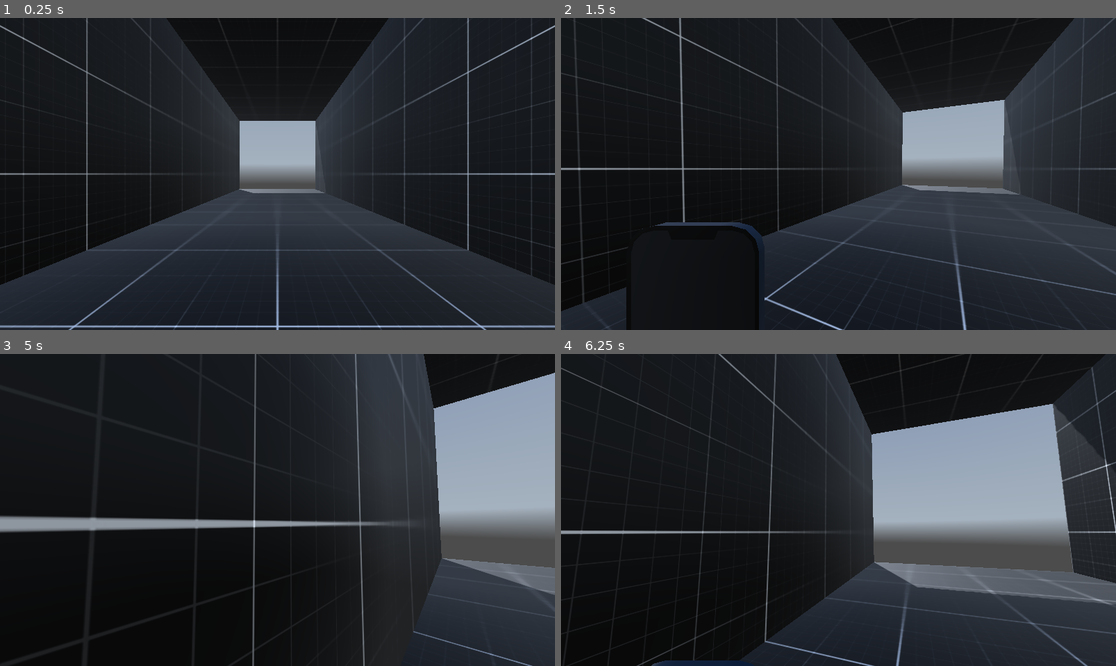
Above: before the commit, frames 1-4 (two rows, left to right).
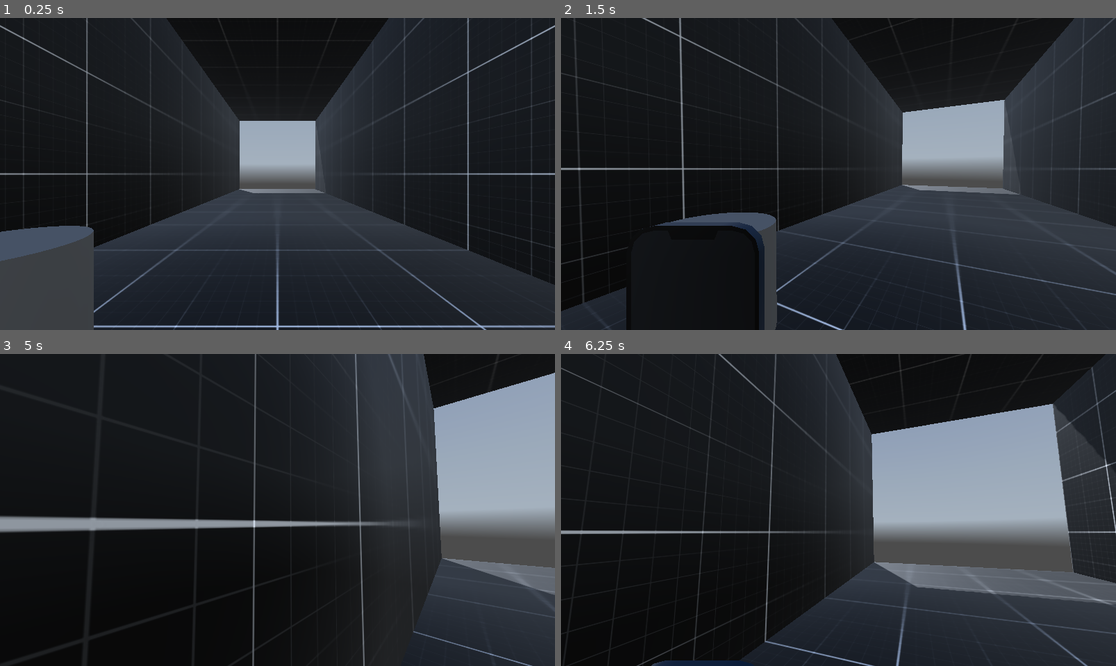
Above: after the commit, the same moments.

Repository: LucasMc17/One-Man-s-Trash
Game: Godot game, scene res://levels/root.tscn
The game is run twice, just before and just after one commit, with the same random seed, the same clock (stepped at 60 frames per second) and the same inputs. A sky picture missing from this copy of the repository is replaced by a grey-blue gradient.
Inputs (mouse positions are in pixels of both pictures, inside the frame that each line leads up to):
- Up to frame 1 (0.25 s): no input
- Up to frame 2 (1.5 s): tap Enter at 0.5 s; move the mouse to (866, 174) at 0.52 s; hold Tab (phone) 0.53-1.28 s; hold W (move_forward) from 0.53 s (still down); move the mouse to (810, 174) at 1.27 s; tap Tab (phone) at 1.35 s
- Up to frame 3 (5 s): keep holding W (move_forward); move the mouse to (288, 503) at 2.02 s; hold Tab (phone) 2.03-2.78 s; move the mouse to (271, 516) at 2.77 s; tap Tab (phone) at 2.85, 4.35 s; move the mouse to (316, 513) at 3.52 s; hold Tab (phone) 3.53-4.28 s; move the mouse to (233, 506) at 4.27 s
- Up to frame 4 (6.25 s): move the mouse to (844, 510) at 5.02 s; hold Tab (phone) 5.03-5.78 s; move the mouse to (816, 503) at 5.77 s; release W (move_forward) at 5.78 s; hold D (move_right) from 5.78 s (still down); tap Tab (phone) at 5.85 s

The runs differ from the first frame. In frame 1, 4.1% of the frame differs, in the area x 0-17%, y 66-100%; in frame 2, 1.2%; in frame 3, less than 0.1%; in frame 4, less than 0.1%.

Commit message:
working on interactability boxes for chairs

Diff:
--- /dev/null
+++ b/interactables/Interactable.tscn
@@ -0,0 +1,9 @@
+[gd_scene load_steps=2 format=3 uid="uid://cc3i1lkhw8w7t"]
+
+[ext_resource type="Script" uid="uid://bw60giack856u" path="res://interactables/interactable.gd" id="1_837h8"]
+
+[node name="Interactable" type="Area3D"]
+script = ExtResource("1_837h8")
+
+[node name="CollisionShape3D" type="CollisionShape3D" parent="."]
+unique_name_in_owner = true
--- /dev/null
+++ b/interactables/interactable.gd
@@ -0,0 +1,17 @@
+@tool
+class_name Interactable extends Area3D
+
+# EXPORTS
+@export var shape : Shape3D:
+	set(val):
+		if COLLISION:
+			COLLISION.shape = val
+		shape = val
+@export var collision_position := Vector3.ZERO:
+	set(val):
+		if COLLISION:
+			COLLISION.position = val
+		collision_position = val
+
+# NODES
+@onready var COLLISION = %CollisionShape3D
--- a/levels/root.tscn
+++ b/levels/root.tscn
@@ -1,9 +1,10 @@
-[gd_scene load_steps=5 format=3 uid="uid://b2m4463t40ea1"]
+[gd_scene load_steps=6 format=3 uid="uid://b2m4463t40ea1"]
 
 [ext_resource type="PackedScene" uid="uid://dp1q3ngso06dk" path="res://scenes/player/player.tscn" id="1_06ee0"]
 [ext_resource type="PackedScene" uid="uid://bquo2sra7l7e6" path="res://scenes/envs/daytime_env.tscn" id="2_8knpd"]
 [ext_resource type="PackedScene" uid="uid://brwpkrrtos4o5" path="res://debug/debug_block.tscn" id="3_fna0s"]
-[ext_resource type="PackedScene" uid="uid://bo47ph4exyenq" path="res://scenes/chairs/debug_chair.tscn" id="4_70sce"]
+[ext_resource type="PackedScene" uid="uid://bo47ph4exyenq" path="res://scenes/chairs/debug_chair_01.tscn" id="4_70sce"]
+[ext_resource type="PackedScene" uid="uid://b4wiafg7du3fc" path="res://scenes/chairs/debug_chair_02.tscn" id="4_h8gg8"]
 
 [node name="Node3D" type="Node3D"]
 
@@ -35,6 +36,18 @@
 
 [node name="Seats" type="Node3D" parent="."]
 
+[node name="DebugChair02" parent="Seats" instance=ExtResource("4_h8gg8")]
+transform = Transform3D(1, 0, 0, 0, 1, 0, 0, 0, 1, 1.76738, 0, 1.24926)
+
+[node name="DebugChair03" parent="Seats" instance=ExtResource("4_h8gg8")]
+transform = Transform3D(1, 0, 0, 0, 1, 0, 0, 0, 1, -1.99714, 0, -1.46111)
+
+[node name="DebugChair04" parent="Seats" instance=ExtResource("4_h8gg8")]
+transform = Transform3D(1, 0, 0, 0, 1, 0, 0, 0, 1, -1.98065, -4.76837e-07, 7.20473)
+
+[node name="DebugChair05" parent="Seats" instance=ExtResource("4_h8gg8")]
+transform = Transform3D(1, 0, 0, 0, 1, 0, 0, 0, 1, 0.822202, -4.76837e-07, 9.79725)
+
 [node name="DebugChair" parent="Seats" instance=ExtResource("4_70sce")]
 transform = Transform3D(1, 0, 0, 0, 1, 0, 0, 0, 1, 2.18778, 0, 0)
 
--- a/scenes/chairs/chair.gd
+++ b/scenes/chairs/chair.gd
@@ -30,23 +30,32 @@
 	set(val):
 		if COLLISION_SHAPE:
 			COLLISION_SHAPE.position = val
+		if INTERACTABLE:
+			INTERACTABLE.collision_position = val
 		collision_position = val
-@export var collision_size := Vector3.ONE:
+# @export var collision_size := Vector3.ONE:
+# 	set(val):
+# 		if COLLISION_SHAPE:
+# 			COLLISION_SHAPE.shape.size = val
+# 		if INTERACTABLE:
+# 			INTERACTABLE.collision_position = val
+# 		collision_size = val
+@export var collision_shape : Shape3D:
 	set(val):
+		print(INTERACTABLE)
 		if COLLISION_SHAPE:
-			COLLISION_SHAPE.shape.size = val
-		collision_size = val
+			COLLISION_SHAPE.shape = val
+		if INTERACTABLE:
+			print(INTERACTABLE)
+			INTERACTABLE.shape = val
+		collision_shape = val
 
 # NODES
 @onready var SIT_MARKER = %SitMarker
 @onready var EYELINE_MARKER = %EyelineMarker
 @onready var CHAIR_MESH = %ChairMesh
 @onready var COLLISION_SHAPE = %CollisionShape
+@onready var INTERACTABLE = %Interactable
 
 # GLOBALS
 var true_sit_position := Vector3(0, 0.5, 0)
-
-# BUILT INS
-# func _process(_delta):
-# 	SIT_MARKER.position = sit_position
-# 	EYELINE_MARKER.position = true_sit_position
--- a/scenes/chairs/chair.tscn
+++ b/scenes/chairs/chair.tscn
@@ -1,25 +1,25 @@
 [gd_scene load_steps=3 format=3 uid="uid://uhic7j11f1st"]
 
 [ext_resource type="Script" uid="uid://jn5km13yxclu" path="res://scenes/chairs/chair.gd" id="1_6g76u"]
-
-[sub_resource type="BoxShape3D" id="BoxShape3D_ptq21"]
-resource_local_to_scene = true
+[ext_resource type="PackedScene" uid="uid://cc3i1lkhw8w7t" path="res://interactables/Interactable.tscn" id="2_ptq21"]
 
 [node name="Chair" type="StaticBody3D"]
 script = ExtResource("1_6g76u")
 
 [node name="CollisionShape" type="CollisionShape3D" parent="."]
 unique_name_in_owner = true
-shape = SubResource("BoxShape3D_ptq21")
 
 [node name="ChairMesh" type="MeshInstance3D" parent="."]
 unique_name_in_owner = true
 
 [node name="SitMarker" type="Marker3D" parent="."]
 unique_name_in_owner = true
-gizmo_extents = 3.85
+gizmo_extents = 1.0
 
 [node name="EyelineMarker" type="Marker3D" parent="."]
 unique_name_in_owner = true
 transform = Transform3D(1, 0, 0, 0, 1, 0, 0, 0, 1, 0, 1, 0)
-gizmo_extents = 3.85
+gizmo_extents = 1.0
+
+[node name="Interactable" parent="." instance=ExtResource("2_ptq21")]
+unique_name_in_owner = true
--- a/scenes/chairs/debug_chair.tscn
+++ b/scenes/chairs/debug_chair_01.tscn
@@ -2,19 +2,21 @@
 
 [ext_resource type="PackedScene" uid="uid://uhic7j11f1st" path="res://scenes/chairs/chair.tscn" id="1_kflue"]
 
-[sub_resource type="BoxShape3D" id="BoxShape3D_kflue"]
-resource_local_to_scene = true
-size = Vector3(0.9, 0.5, 0.9)
-
 [sub_resource type="CylinderMesh" id="CylinderMesh_kflue"]
 height = 0.5
 
-[node name="DebugChair" instance=ExtResource("1_kflue")]
+[sub_resource type="CylinderShape3D" id="CylinderShape3D_ap47q"]
+height = 0.5
+
+[node name="DebugChair01" instance=ExtResource("1_kflue")]
 sit_position = Vector3(0, 0.5, 0)
+mesh = SubResource("CylinderMesh_kflue")
+collision_position = Vector3(0, 0.25, 0)
+collision_shape = SubResource("CylinderShape3D_ap47q")
 
 [node name="CollisionShape" parent="." index="0"]
 transform = Transform3D(1, 0, 0, 0, 1, 0, 0, 0, 1, 0, 0.25, 0)
-shape = SubResource("BoxShape3D_kflue")
+shape = SubResource("CylinderShape3D_ap47q")
 
 [node name="ChairMesh" parent="." index="1"]
 transform = Transform3D(1, 0, 0, 0, 1, 0, 0, 0, 1, 0, 0.25, 0)
@@ -25,3 +27,7 @@
 
 [node name="EyelineMarker" parent="." index="3"]
 transform = Transform3D(1, 0, 0, 0, 1, 0, 0, 0, 1, 0, 1.5, 0)
+
+[node name="Interactable" parent="." index="4"]
+shape = SubResource("CylinderShape3D_ap47q")
+collision_position = Vector3(0, 0.25, 0)
--- /dev/null
+++ b/scenes/chairs/debug_chair_02.tscn
@@ -0,0 +1,34 @@
+[gd_scene load_steps=4 format=3 uid="uid://b4wiafg7du3fc"]
+
+[ext_resource type="PackedScene" uid="uid://uhic7j11f1st" path="res://scenes/chairs/chair.tscn" id="1_f2xk5"]
+
+[sub_resource type="CylinderMesh" id="CylinderMesh_f2xk5"]
+height = 1.0
+
+[sub_resource type="CylinderShape3D" id="CylinderShape3D_f2xk5"]
+height = 1.0
+
+[node name="DebugChair02" instance=ExtResource("1_f2xk5")]
+sit_position = Vector3(0, 1, 0)
+mesh = SubResource("CylinderMesh_f2xk5")
+mesh_position = Vector3(0, 0.5, 0)
+collision_position = Vector3(0, 0.5, 0)
+collision_shape = SubResource("CylinderShape3D_f2xk5")
+
+[node name="CollisionShape" parent="." index="0"]
+transform = Transform3D(1, 0, 0, 0, 1, 0, 0, 0, 1, 0, 0.5, 0)
+shape = SubResource("CylinderShape3D_f2xk5")
+
+[node name="ChairMesh" parent="." index="1"]
+transform = Transform3D(1, 0, 0, 0, 1, 0, 0, 0, 1, 0, 0.5, 0)
+mesh = SubResource("CylinderMesh_f2xk5")
+
+[node name="SitMarker" parent="." index="2"]
+transform = Transform3D(1, 0, 0, 0, 1, 0, 0, 0, 1, 0, 1, 0)
+
+[node name="EyelineMarker" parent="." index="3"]
+transform = Transform3D(1, 0, 0, 0, 1, 0, 0, 0, 1, 0, 2, 0)
+
+[node name="Interactable" parent="." index="4"]
+shape = SubResource("CylinderShape3D_f2xk5")
+collision_position = Vector3(0, 0.5, 0)
--- a/scenes/player/player.gd
+++ b/scenes/player/player.gd
@@ -8,6 +8,7 @@
 # NODES
 @onready var CAMERA_CONTROLLER : Node3D = %CameraController
 @onready var PHONE := %Phone
+@onready var INTERACTOR := %Interactor
 
 # GLOBALS
 var _mouse_input : bool = false
@@ -53,6 +54,7 @@
 	_tilt_input = 0.0
 
 func _physics_process(delta):
+	update_interactor(delta)
 	_update_camera(delta)
 
 func update_gravity(delta):
@@ -73,5 +75,11 @@
 		velocity.x = vel.normalized().x * temp
 		velocity.z = vel.normalized().y * temp
 
+func update_interactor(_delta):
+	var coll = INTERACTOR.get_collider()
+	print(coll)
+	if coll is Interactable:
+		pass
+
 func update_velocity():
 	move_and_slide()
--- a/scenes/player/player.tscn
+++ b/scenes/player/player.tscn
@@ -37,6 +37,11 @@
 unique_name_in_owner = true
 transform = Transform3D(1, 0, 0, 0, 1, 0, 0, 0, 1, -0.083, -0.183, -0.12)
 
+[node name="Interactor" type="RayCast3D" parent="CameraController/Camera3D"]
+unique_name_in_owner = true
+target_position = Vector3(0, 0, -2)
+debug_shape_thickness = 5
+
 [node name="StateMachine" type="Node" parent="." node_paths=PackedStringArray("CURRENT_STATE")]
 script = ExtResource("1_8afob")
 CURRENT_STATE = NodePath("FreeMoveState")
Not shown, added: interactables/interactable.gd.uid
